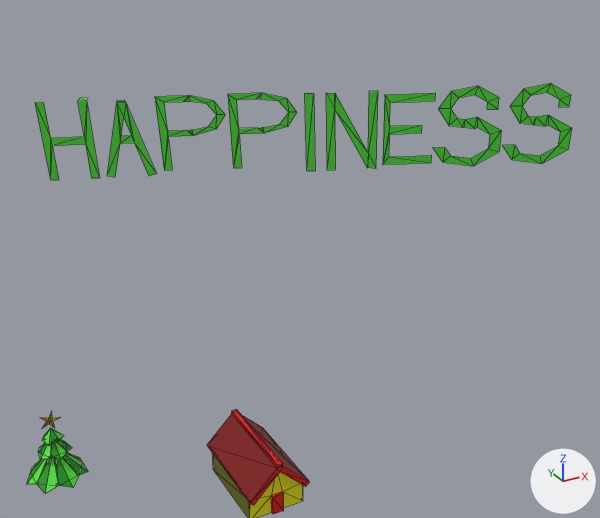
What one commit did to the Blender file scene.blend.
One viewpoint serves both versions: a 50 mm lens placed at (-79.0, -494.0, 376.0), pointed at (305.0, 205.0, 27.0). Lighting does not change. The marker at lower right points along +X, +Y and +Z. Mesh edges are drawn as thin lines.

Script lines for the objects in view, before the commit:
```python
me_happiness = bpy.data.meshes.new('happiness')
me_happiness.from_pydata(...)  # 158 vertices, 145 faces; spans x -356.0..280.0, y -51.0..52.0, z -5.0..5.0
me_happiness.materials.append(mat_green1)  # green #50e637
me_scene = bpy.data.meshes.new('scene')
me_scene.from_pydata(...)  # 54 vertices, 100 faces; spans x -97708.0..14202.0, y -210.0..4100.0, z -107127.0..121127.0
# faces by material slot: [70, 4, 22, 4]
me_scene.materials.append(mat_red1)  # red #e60000
me_scene.materials.append(mat_darkred)  # dark red #7c0000
me_scene.materials.append(mat_yellow1)  # yellow #e7e500
me_scene.materials.append(mat_darkyellow)  # dark yellow #696900
me_tree_002 = bpy.data.meshes.new('tree.002')
me_tree_002.from_pydata(...)  # 100 vertices, 126 faces; spans x -2097.0..1934.0, y 0.0..4500.0, z -2067.0..2022.0
# faces by material slot: [1, 26, 14, 85]
me_tree_002.materials.append(mat_yellow1_001)
me_tree_002.materials.append(mat_green1)  # green #50e637
me_tree_002.materials.append(mat_red1_001)  # red #e60006
me_tree_002.materials.append(mat_darkgreen)  # green #049600
ob_happiness = bpy.data.objects.new('happiness', me_happiness)
ob_happiness.location = (369.0, 379.0, 113.0)
ob_happiness.rotation_euler = (1.71, -0.0299, 5.8)  # degrees (98, -1.7, 332)
ob_happiness.scale = (-1.0, 1.0, 1.0)
ob_scene = bpy.data.objects.new('scene', me_scene)
ob_scene.location = (0.0, 0.0, 0.0)
ob_scene.rotation_euler = (1.571, 0.0, 0.0)  # degrees (90, 0, 0)
ob_scene.scale = (0.01, 0.01, 0.01)
ob_tree_002 = bpy.data.objects.new('tree.002', me_tree_002)
ob_tree_002.location = (0.0, 0.0, 0.0)
ob_tree_002.rotation_euler = (1.571, 0.0, 0.0)  # degrees (90, 0, 0)
ob_tree_002.scale = (0.01, 0.01, 0.01)
```
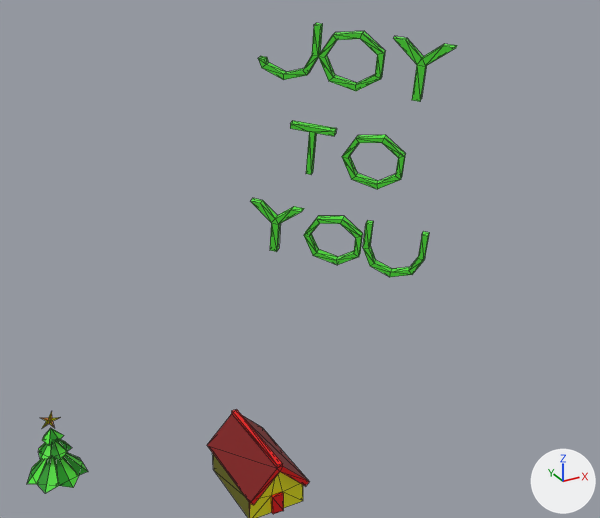
Location of each change, [x1, y1, x2, y2] in pixels of the pictures (600 x 518 px):
'happiness', deleted (green)
    before: [35, 84, 572, 180]
'text-model', added (green)
    after: [251, 23, 457, 277]

What the commit changed:
Mesh me_text_model is new.
It has 186 vertices, 356 faces and spans x -115.0..120.0, y -220.0..220.0, z -5.0..5.0.
It uses material mat_green1 (green #50e637).
Object 'happiness' (ob_happiness) is deleted.
Object 'text-model' (ob_text_model) is new; it shows me_text_model.
Its location is (320.0, 149.0, 151.0).
Its rotation in degrees is (96, 5.9, -45).
Its scale is (0.764, 0.537, 0.769).
